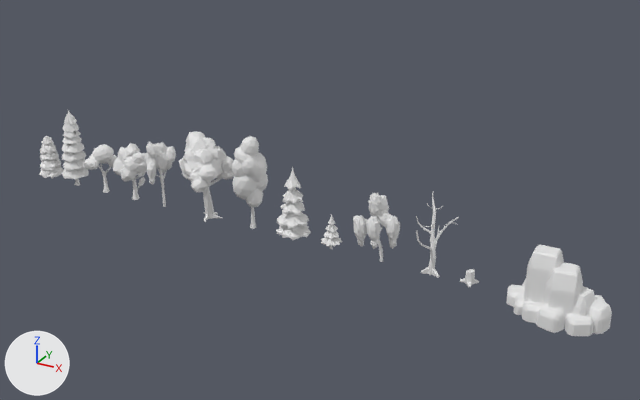
An edit to the FBX model Assets/IzzyStuff/Assets/tree_X12_+X1_Rock_Pack+bonus_/tree_X12_+X1_Rock_Pack.fbx, drawn before and after from the same camera.
One viewpoint serves both versions: a camera (50 mm lens) standing at (16.61, -18.97, 10.76) and looking at (6.08, 0.16, 1.19). Every picture has the same lights, and +X, +Y and +Z are marked at lower left. Where no turn or scale is listed for an object, it has been applied to the vertices.

The first picture shows 'Rock_1_', '_10_tree', '_11_tree', '_12_tree', '_1_tree', '_2_tree', '_3_tree', '_4_tree', '_5_tree', '_6_tree', '_7_tree', '_8_tree', '_9_tree'.
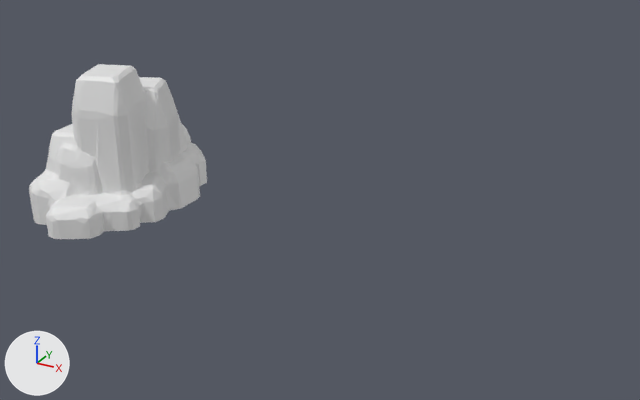
Where the newer file only moved an object's origin or applied its transform, the numbers keep the older frame.

What the commit changed:
me_cube_005 has 599 vertices, 1025 faces and spans x -1.13..1.37, y -0.87..0.76, z 0.0..1.62.
me_cube_005 is used by ob_rock_1; location (12.64, -0.48, -0.05).
me_cube_005 part 1: the whole mesh is turned 106.1 degrees about the z axis through its middle and scaled by 2.58, then moved by (-13.28, 0.65, 1.29).
Object '_8_tree' (ob_8_tree) is deleted.
Object '_5_tree' (ob_5_tree) is deleted.
Object '_2_tree' (ob_2_tree) is deleted.
Object '_10_tree' (ob_10_tree) is deleted.
Object '_7_tree' (ob_7_tree) is deleted.
Object '_12_tree' (ob_12_tree) is deleted.
Object '_4_tree' (ob_4_tree) is deleted.
Object '_11_tree' (ob_11_tree) is deleted.
Object '_9_tree' (ob_9_tree) is deleted.
Object '_1_tree' (ob_1_tree) is deleted.
Object '_6_tree' (ob_6_tree) is deleted.
Object '_3_tree' (ob_3_tree) is deleted.

Location of each change, (x1, y1, x2, y2) in pixels of the pictures (640 x 400 px):
'Rock_1_', mesh turned: before (506, 245, 612, 336); after (29, 64, 207, 239)
'_6_tree', deleted: before (179, 131, 234, 222)
'_7_tree', deleted: before (232, 136, 268, 229)
'_10_tree', deleted: before (353, 193, 400, 262)
'_8_tree', deleted: before (276, 167, 311, 240)
'_2_tree', deleted: before (62, 110, 89, 186)
'_4_tree', deleted: before (113, 143, 147, 200)
'_5_tree', deleted: before (144, 141, 176, 207)
'_1_tree', deleted: before (39, 136, 63, 178)
'_3_tree', deleted: before (83, 144, 117, 193)
'_11_tree', deleted: before (416, 193, 459, 278)
'_9_tree', deleted: before (321, 214, 343, 249)
'_12_tree', deleted: before (460, 269, 479, 287)
